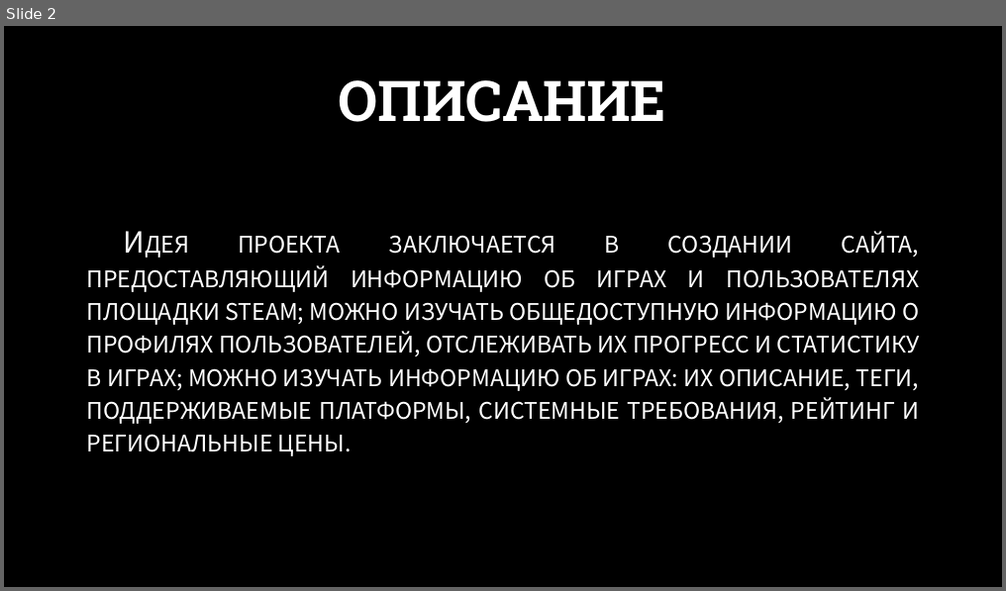
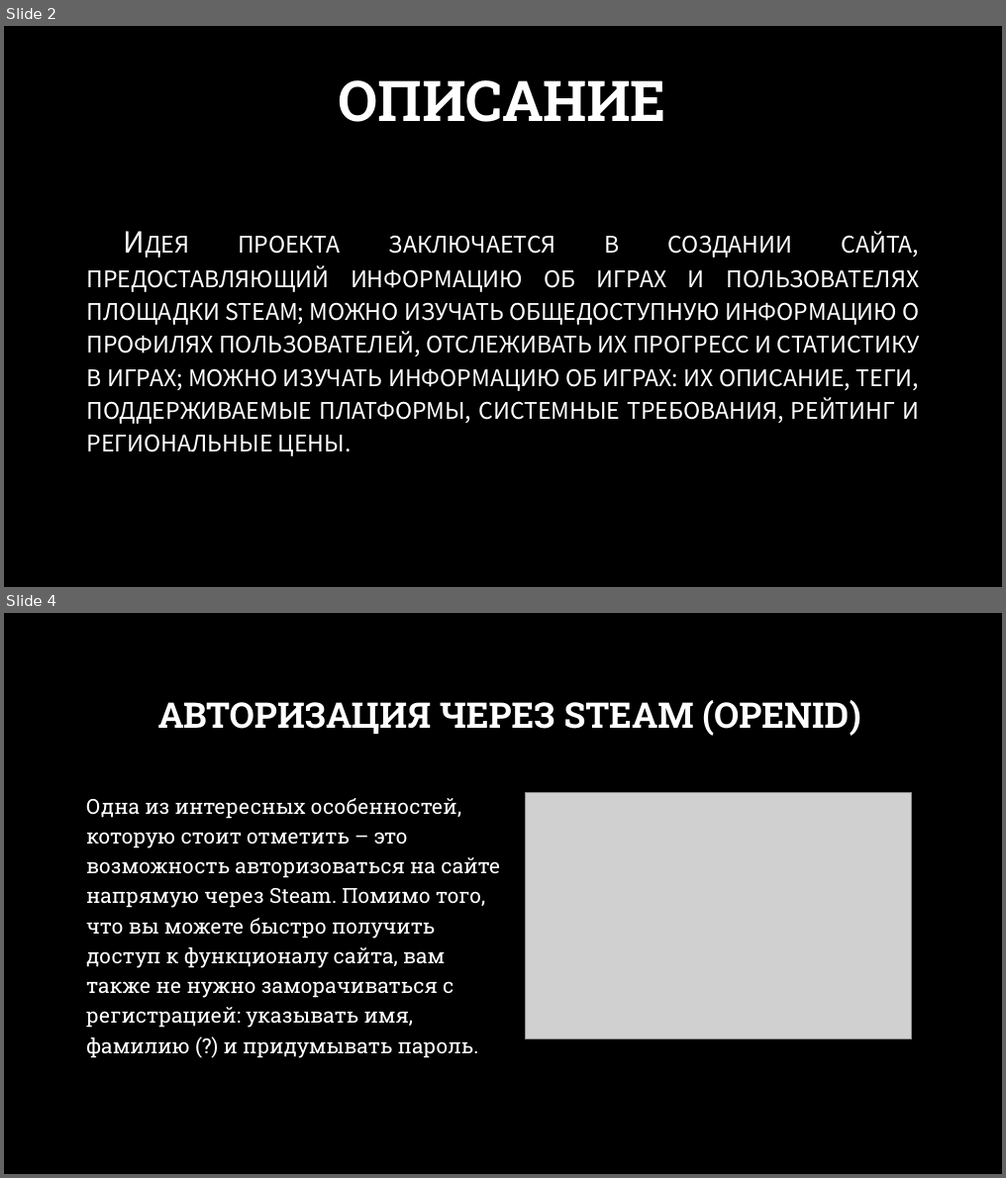
Before and after one commit to Andrey0828/Steamscroller, a slide deck: doc/Steamscroller.PPTX. Shown one above the other, each under a label of ours: slide 2 before the commit, slides 2 and 4 after it; the slides between them are not shown. The pictures are 1006x591 and 1006x1178 pixels, drawn with LibreOffice and Linux fonts; fonts in the diff are those of the drawing; grey boxes stand for pictures; background and template pictures are left out. Boxes give left, top, right and bottom in pixels: in the first picture for what was removed or moved away, otherwise in the second. Text is boxed around its words. In the diff, an @@ line names an element or a change of style, - is before the commit and + after.

```diff
--- a/doc/Steamscroller.PPTX
+++ b/doc/Steamscroller.PPTX
@@ slide 4 added at box(4, 613, 1002, 1174), background picture (left out) @@
@@ title added at box(158, 700, 860, 736), 34 pt, text #FFFFFF, bold @@
+АВТОРИЗАЦИЯ ЧЕРЕЗ STEAM (OPENID)
@@ text added at box(86, 798, 500, 1059), 20 pt, text #FFFFFF @@
+Одна из интересных особенностей, которую стоит отметить – это возможность авторизоваться на сайте напрямую через Steam. Помимо того, что вы можете быстро получить доступ к функционалу сайта, вам также не нужно заморачиваться с регистрацией: указывать имя, фамилию (?) и придумывать пароль.
@@ picture added at box(525, 792, 912, 1040) @@
```
Also in this commit, not shown: 1 slide changed, 1 slide removed, 1 other file.
